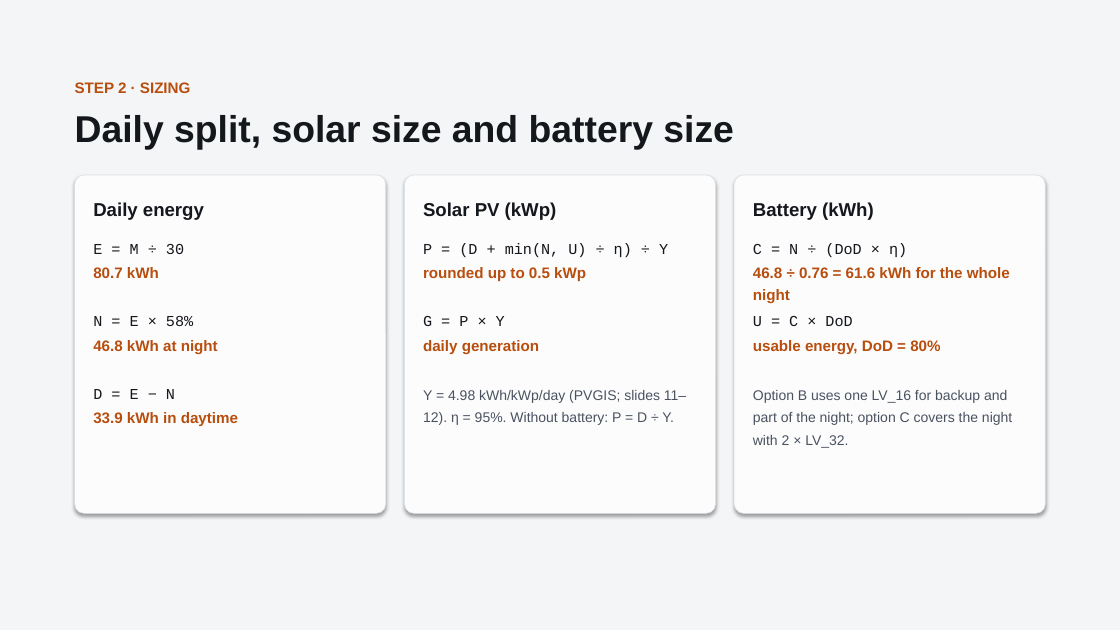
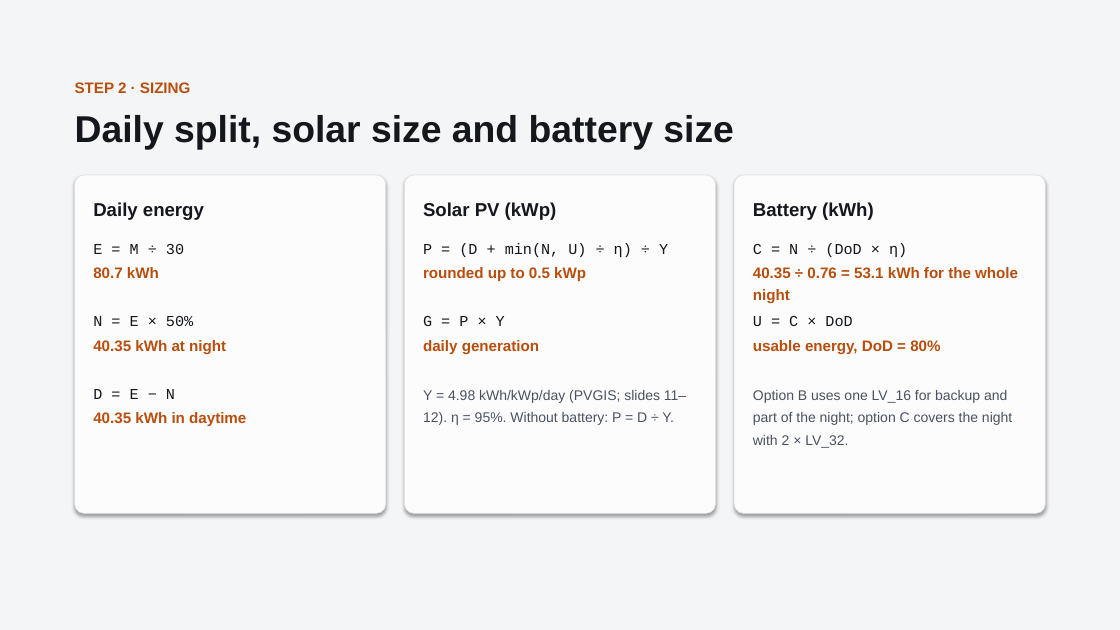
Before and after one commit to boodyelkady1998-sudo/avesta-bess-sizing-tool, a slide deck: slide 4 of El_Mo3alem_Juice_Shop_Solar_BESS.pptx. Drawn at 1120x630 pixels with LibreOffice and Linux fonts; fonts in the diff are those of the drawing. Boxes give left, top, right and bottom in pixels: in the first picture for what was removed or moved away, otherwise in the second. Text is boxed around its words. In the diff, an @@ line names an element or a change of style, - is before the commit and + after.

Commit message:
Apply equal day and night consumption split to juice shop presentation

```diff
--- a/El_Mo3alem_Juice_Shop_Solar_BESS.pptx
+++ b/El_Mo3alem_Juice_Shop_Solar_BESS.pptx
@@ text at [753, 267, 1018, 304]: text changed @@
-46.8 ÷ 0.76 = 61.6 kWh for the whole night
+40.35 ÷ 0.76 = 53.1 kWh for the whole night
@@ text at [93, 316, 193, 326]: text changed @@
-N = E × 58%
+N = E × 50%
@@ text at [93, 340, 226, 354]: text changed @@
-46.8 kWh at night
+40.35 kWh at night
@@ text at [93, 412, 246, 426]: text changed @@
-33.9 kWh in daytime
+40.35 kWh in daytime
```
Also in this commit, not shown: 7 other slides changed.
